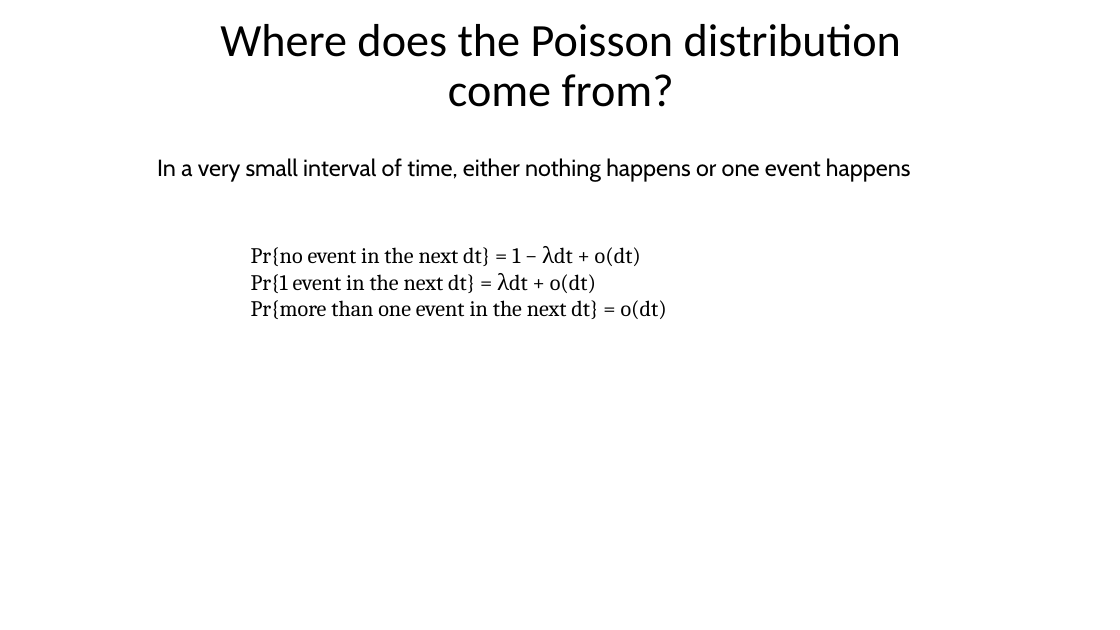
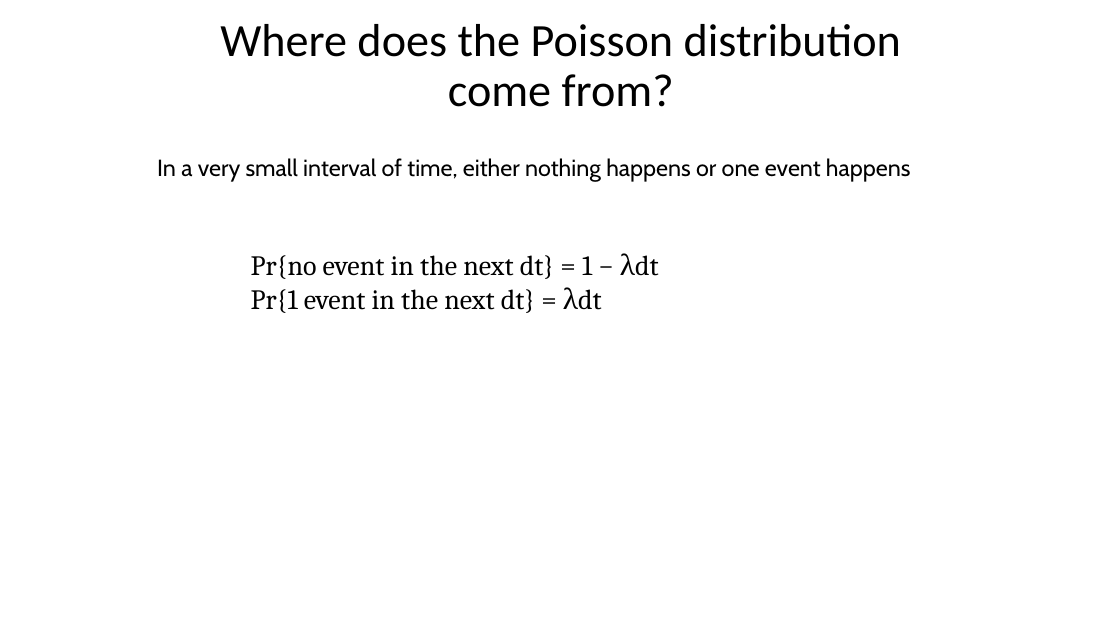
Before and after one commit to taaltree/FW536, a slide deck: slide 26 of Day1_Probability/FW536_Day1_Afternoon Distributions I_accessible.pptx. Drawn at 1120x630 pixels with LibreOffice and Linux fonts; fonts in the diff are those of the drawing. Boxes give left, top, right and bottom in pixels: in the first picture for what was removed or moved away, otherwise in the second. Text is boxed around its words. In the diff, an @@ line names an element or a change of style, - is before the commit and + after.

```diff
--- a/Day1_Probability/FW536_Day1_Afternoon Distributions I_accessible.pptx
+++ b/Day1_Probability/FW536_Day1_Afternoon Distributions I_accessible.pptx
@@ text at <box>251,255,592,313</box>: text changed; size 19 to 24 pt @@
-Pr{no event in the next dt} = 1 − λdt + o(dt)
-Pr{1 event in the next dt} = λdt + o(dt)
-Pr{more than one event in the next dt} = o(dt)
+Pr{no event in the next dt} = 1 − λdt
+Pr{1 event in the next dt} = λdt
```
Also in this commit, not shown: 23 other slides changed, 5 other files.
